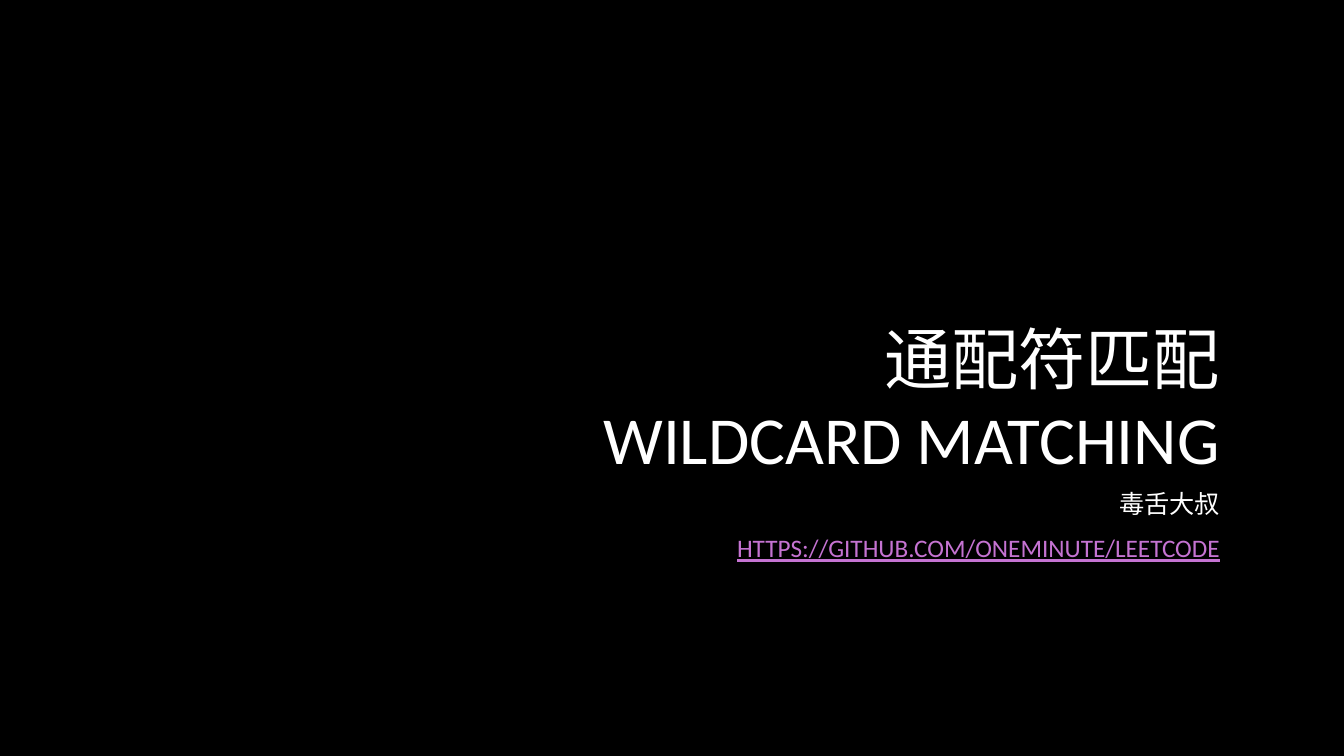
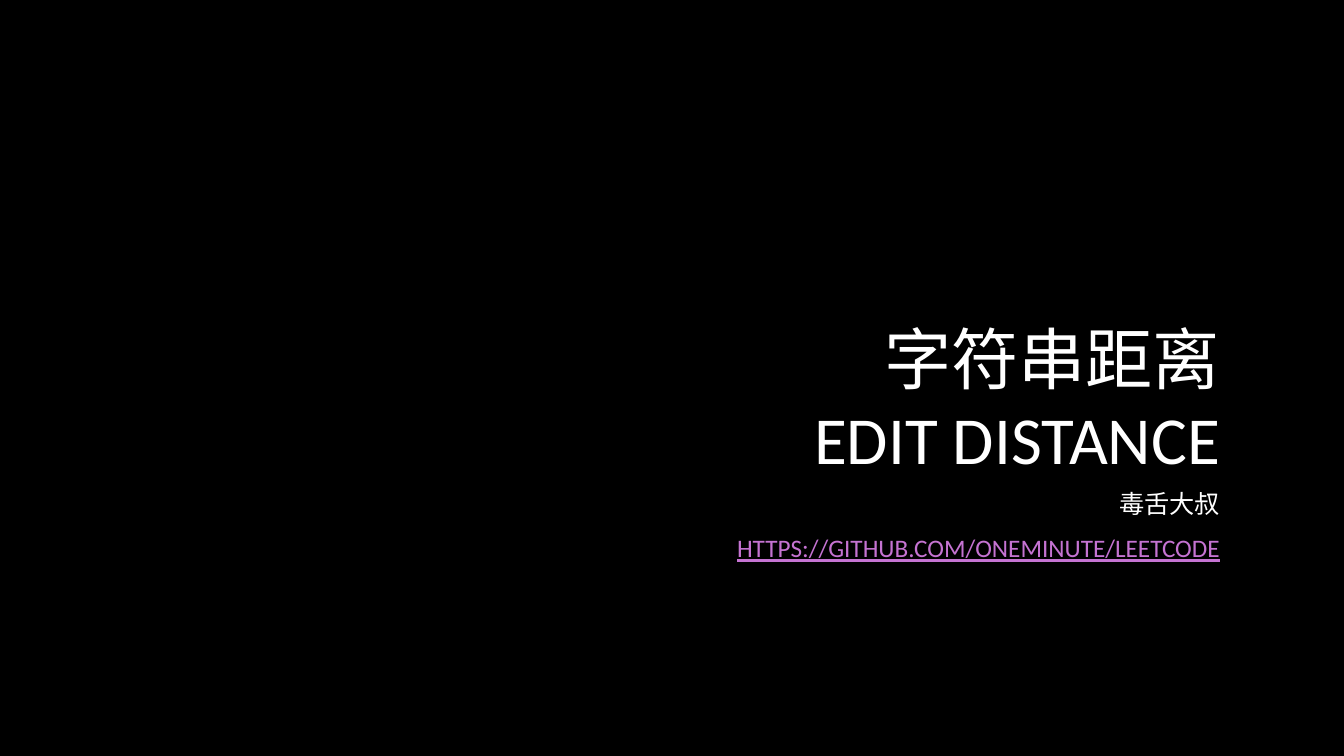
Before and after one commit to oneminute/leetcode, a slide deck: slide 1 of problems/edit-distance/sol01.pptx. Drawn at 1344x756 pixels with LibreOffice and Linux fonts; fonts in the diff are those of the drawing; background and template pictures are left out. Boxes give left, top, right and bottom in pixels: in the first picture for what was removed or moved away, otherwise in the second. Text is boxed around its words. In the diff, an @@ line names an element or a change of style, - is before the commit and + after.

```diff
--- a/problems/edit-distance/sol01.pptx
+++ b/problems/edit-distance/sol01.pptx
@@ title at [814,327,1220,465]: text changed @@
-通配符匹配
-WILDCARD MATCHING
+字符串距离
+EDIT DISTANCE
```
Also in this commit, not shown: 5 other slides changed, 2 slides added, 12 slides removed, 6 other files.
